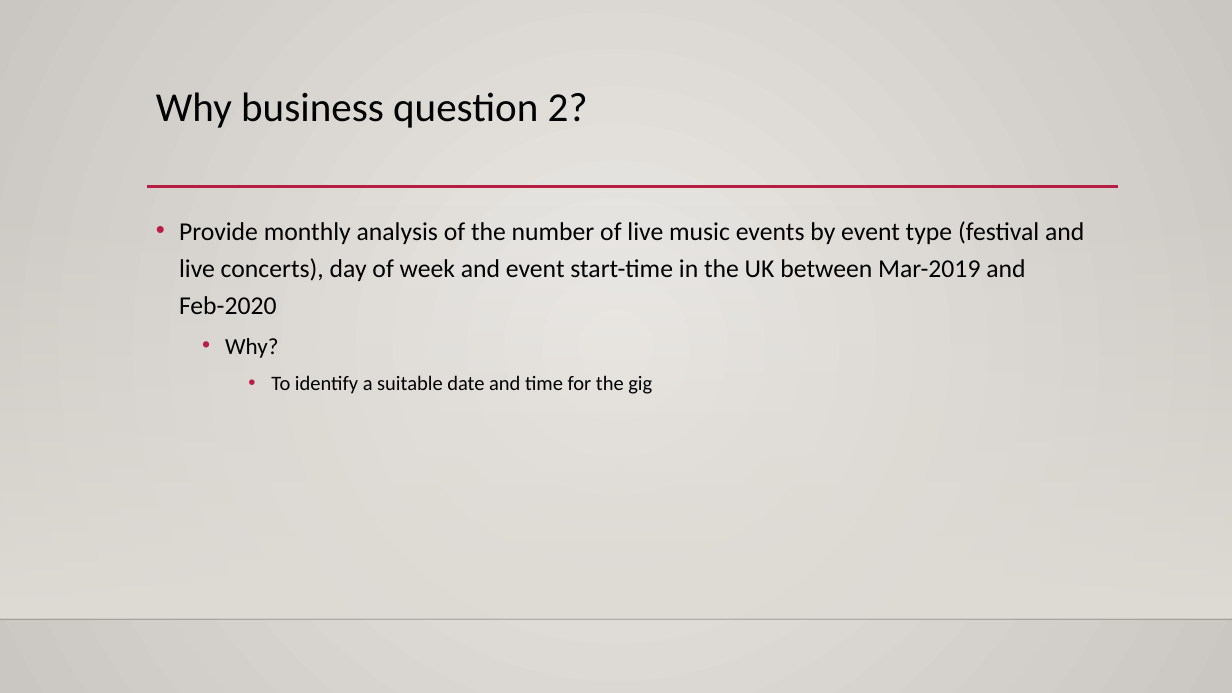
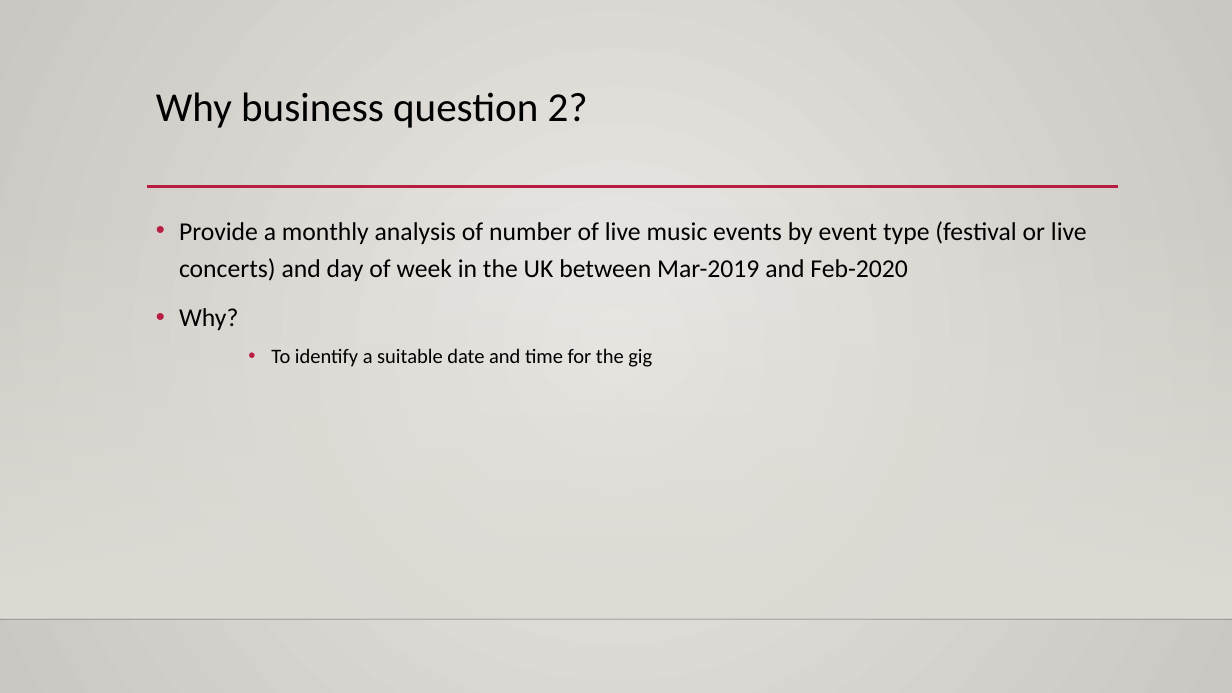
Before and after one commit to mahyarshu/Gigalytics, a slide deck: slide 11 of documents/Presentation/Innovators.pptx. Drawn at 1232x693 pixels with LibreOffice and Linux fonts; fonts in the diff are those of the drawing; background and template pictures are left out. Boxes give left, top, right and bottom in pixels: in the first picture for what was removed or moved away, otherwise in the second. Text is boxed around its words. In the diff, an @@ line names an element or a change of style, - is before the commit and + after.

```diff
--- a/documents/Presentation/Innovators.pptx
+++ b/documents/Presentation/Innovators.pptx
@@ text at (x1=179, y1=221, x2=1087, y2=281): text changed @@
-• Provide monthly analysis of the number of live music events by event type (festival and live concerts), day of week and event start-time in the UK between Mar-2019 and Feb-2020
+• Provide a monthly analysis of number of live music events by event type (festival or live concerts) and day of week in the UK between Mar-2019 and Feb-2020
@@ text at (x1=179, y1=308, x2=238, y2=330): size 18 to 20 pt in "Why?"; list level 2 to 1 in "Why?" @@
```
Also in this commit, not shown: 8 other slides changed, 9 slides added.
